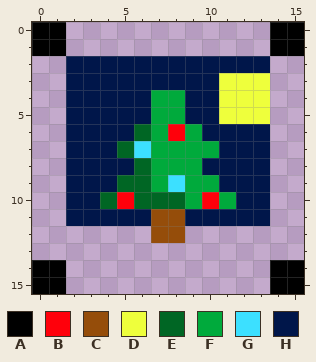
Two versions of one pixel-art sprite, src/main/resources/roomFiles/fillRoom/treeFillRoom.png. This is how it looked before the edit.
The file is 16x16 pixels.
Palette (. is transparent): A #000000  B #ff000b  C #954d0a  D #eeff3c  E #006624  F #00aa3c  G #3ce0ff  H #00164a
Once edited:
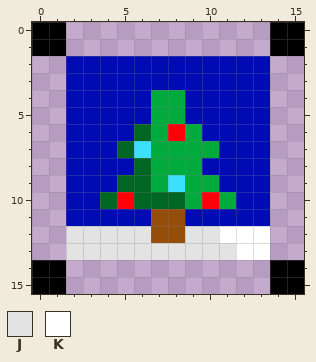
Colours new in this view: J #e3e3e3  K #ffffff
Edits made:
colour H: #00164a -> #000bb3
y 3..5: x 11..13 DDD -> HHH
y 12: x 2..6 ..... -> JJJJJ; x 9..13 ..... -> JJKKK
y 13: x 2..13 ............ -> JJJJJJJJJJKK
